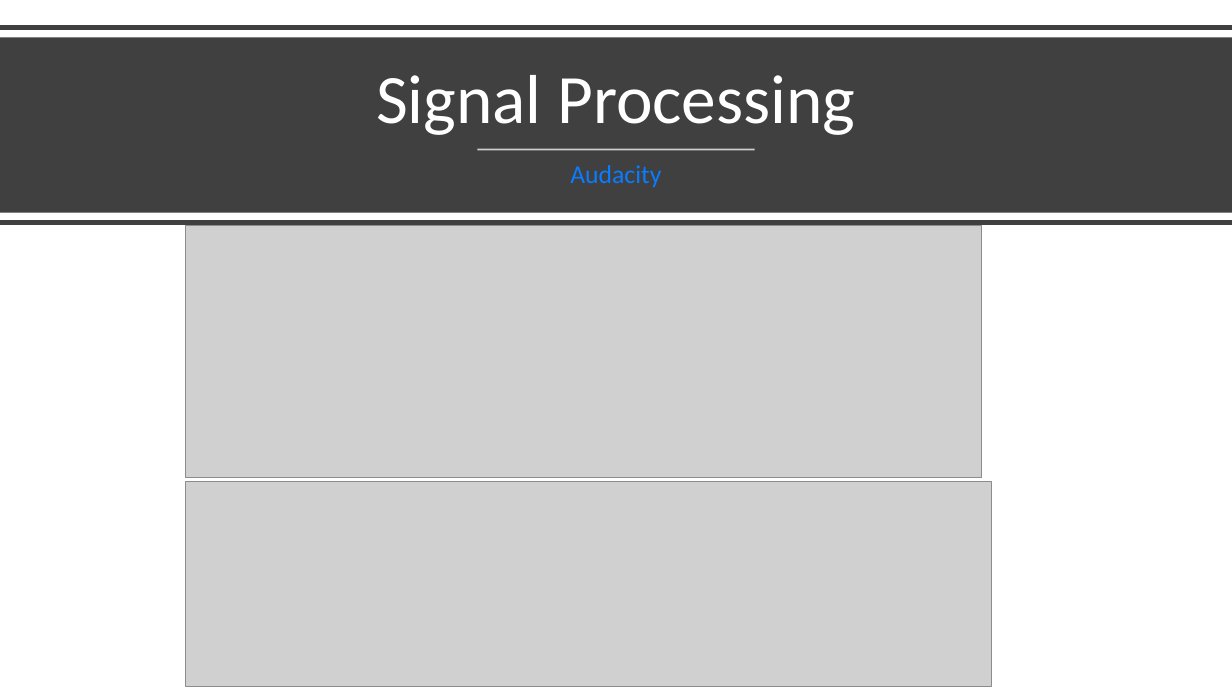
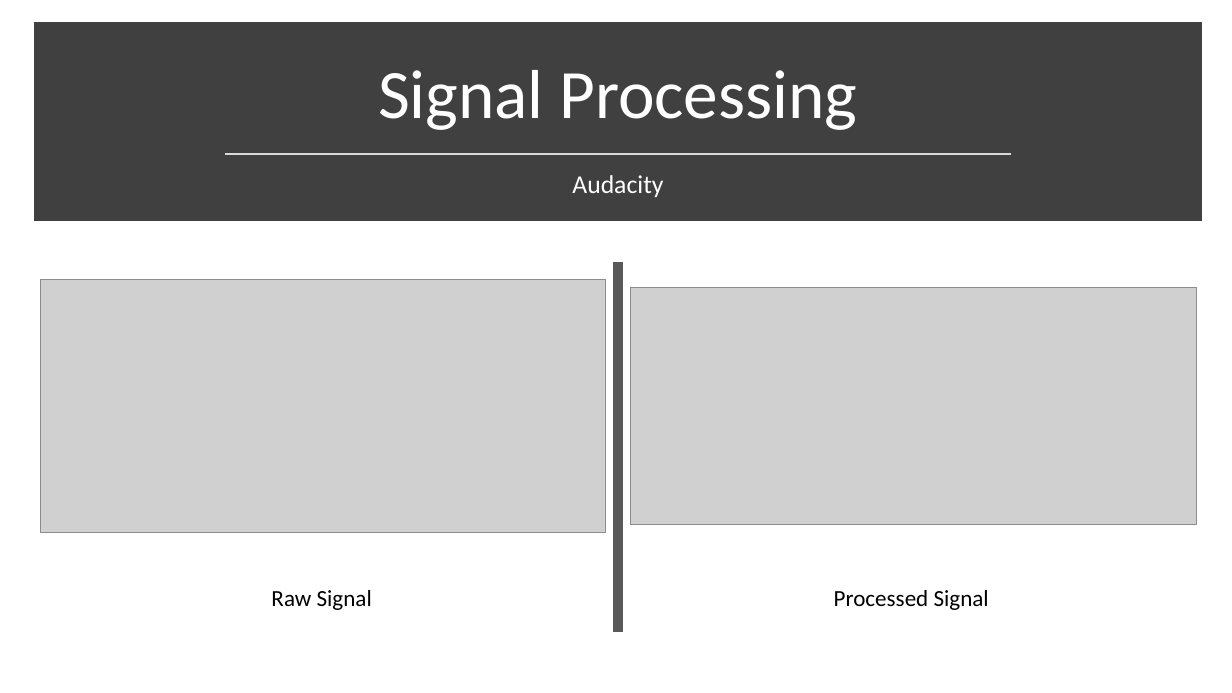
Before and after one commit to vkoil/pempheris-adspersa-alphabetisation, a slide deck: slide 1 of Bigeye Vocalisation.pptx. Drawn at 1232x693 pixels with LibreOffice and Linux fonts; fonts in the diff are those of the drawing; grey boxes stand for pictures. Boxes give left, top, right and bottom in pixels: in the first picture for what was removed or moved away, otherwise in the second. Text is boxed around its words. In the diff, an @@ line names an element or a change of style, - is before the commit and + after.

```diff
--- a/Bigeye Vocalisation.pptx
+++ b/Bigeye Vocalisation.pptx
@@ line removed from (0, 28) to (1232, 28) @@
@@ rectangle resized from (x1=0, y1=37, x2=1232, y2=213) to (x1=40, y1=29, x2=1196, y2=215) @@
@@ rectangle at (x1=40, y1=29, x2=1196, y2=215): outline none to #404040 10 pt @@
@@ title "Signal Processing" moved from (x1=376, y1=75, x2=855, y2=135) to (x1=378, y1=70, x2=857, y2=130) @@
@@ subtitle "Audacity" moved from (x1=570, y1=165, x2=661, y2=187) to (x1=572, y1=175, x2=663, y2=197) @@
@@ subtitle "Audacity" at (x1=572, y1=175, x2=663, y2=197): text colour #097CFF to #FFFFFF @@
@@ line moved from (478, 150) - (755, 150) to (226, 153) - (1011, 153) @@
@@ line (226, 153) - (1011, 153): stroke #FFFFFF 1.5 pt to #D9D9D9 1.75 pt @@
@@ line removed from (0, 223) to (1232, 223) @@
@@ line added from (618, 262) to (618, 632), #595959 8 pt @@
@@ picture added at (x1=40, y1=280, x2=605, y2=532) @@
@@ picture resized from (x1=186, y1=226, x2=982, y2=478) to (x1=630, y1=287, x2=1196, y2=525) @@
@@ picture removed at (x1=186, y1=482, x2=992, y2=687) @@
@@ text added at (x1=271, y1=590, x2=372, y2=610), 18 pt, text #000000 @@
+Raw Signal
@@ text added at (x1=834, y1=590, x2=989, y2=610), 18 pt, text #000000 @@
+Processed Signal
```
Also in this commit, not shown: 3 slides added, 3 slides removed.
